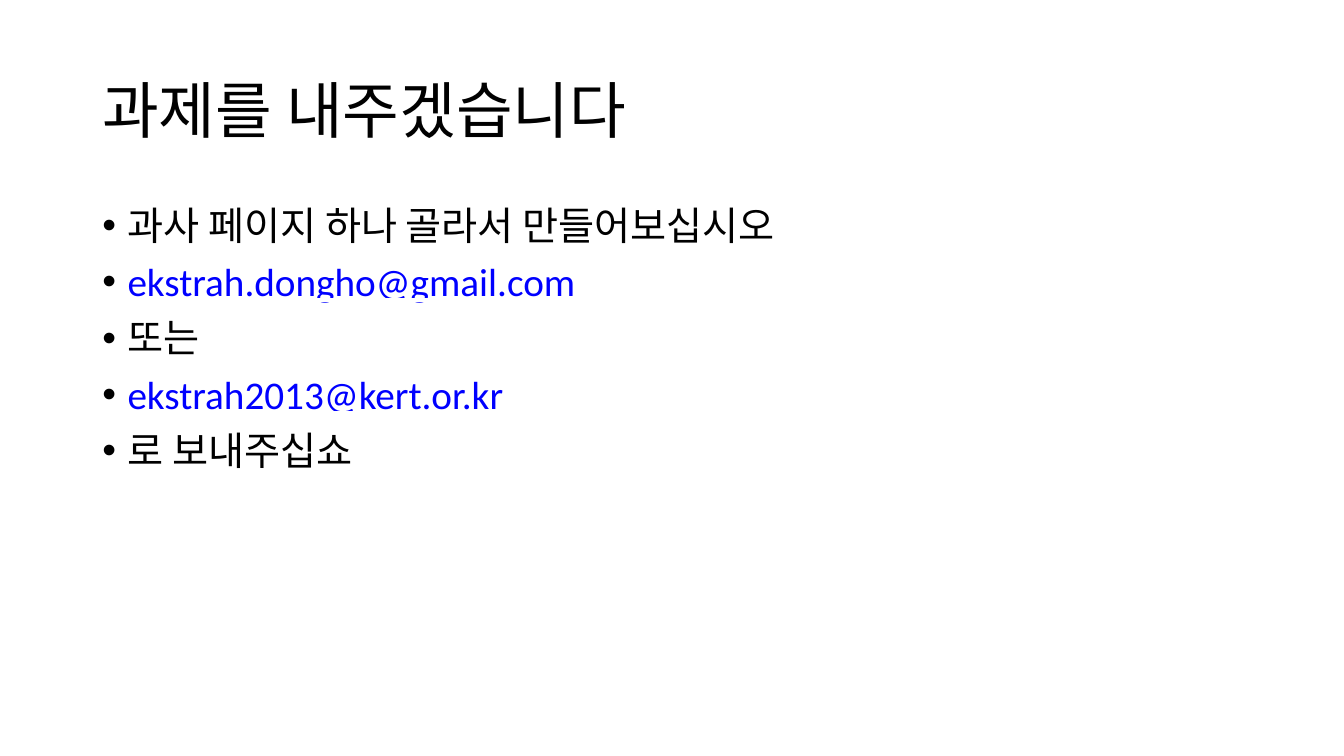
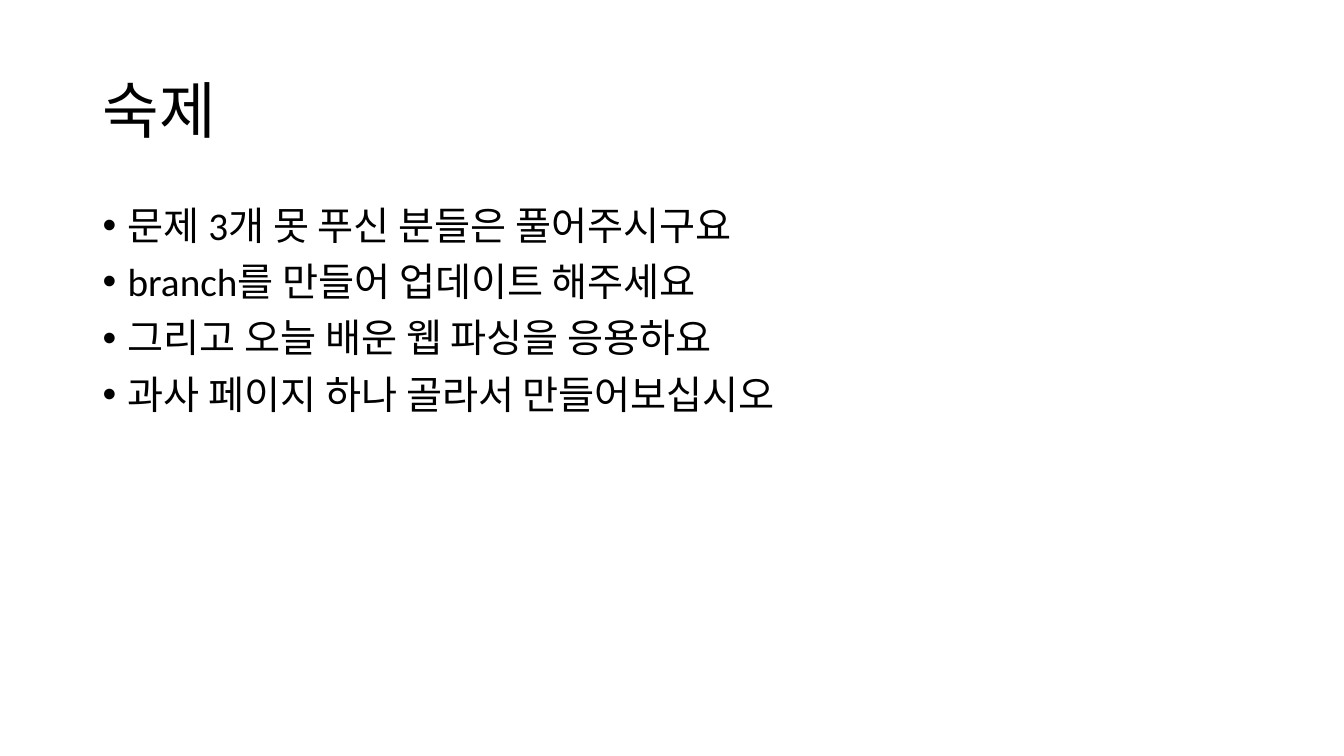
Before and after one commit to KERT-core/pythonEdu, a slide deck: slide 28 of chapter1/파이썬 웹 파싱 기초.pptx (slide 27 before the commit). Drawn at 1344x756 pixels with LibreOffice and Linux fonts; fonts in the diff are those of the drawing. Boxes give left, top, right and bottom in pixels: in the first picture for what was removed or moved away, otherwise in the second. Text is boxed around its words. In the diff, an @@ line names an element or a change of style, - is before the commit and + after.

```diff
--- a/chapter1/파이썬 웹 파싱 기초.pptx
+++ b/chapter1/파이썬 웹 파싱 기초.pptx
@@ text at [102,82,215,138]: text changed @@
-과제를 내주겠습니다
+숙제
@@ text at [128,207,731,355]: paragraphs added @@
+• 문제 3개 못 푸신 분들은 풀어주시구요
+• branch를 만들어 업데이트 해주세요
+• 그리고 오늘 배운 웹 파싱을 응용하요
@@ text at [128,268,576,468]: paragraphs removed @@
-• ekstrah.dongho@gmail.com
-• 또는
-• ekstrah2013@kert.or.kr
-• 로 보내주십쇼
```
Also in this commit, not shown: 3 other slides changed, 1 slide added.
